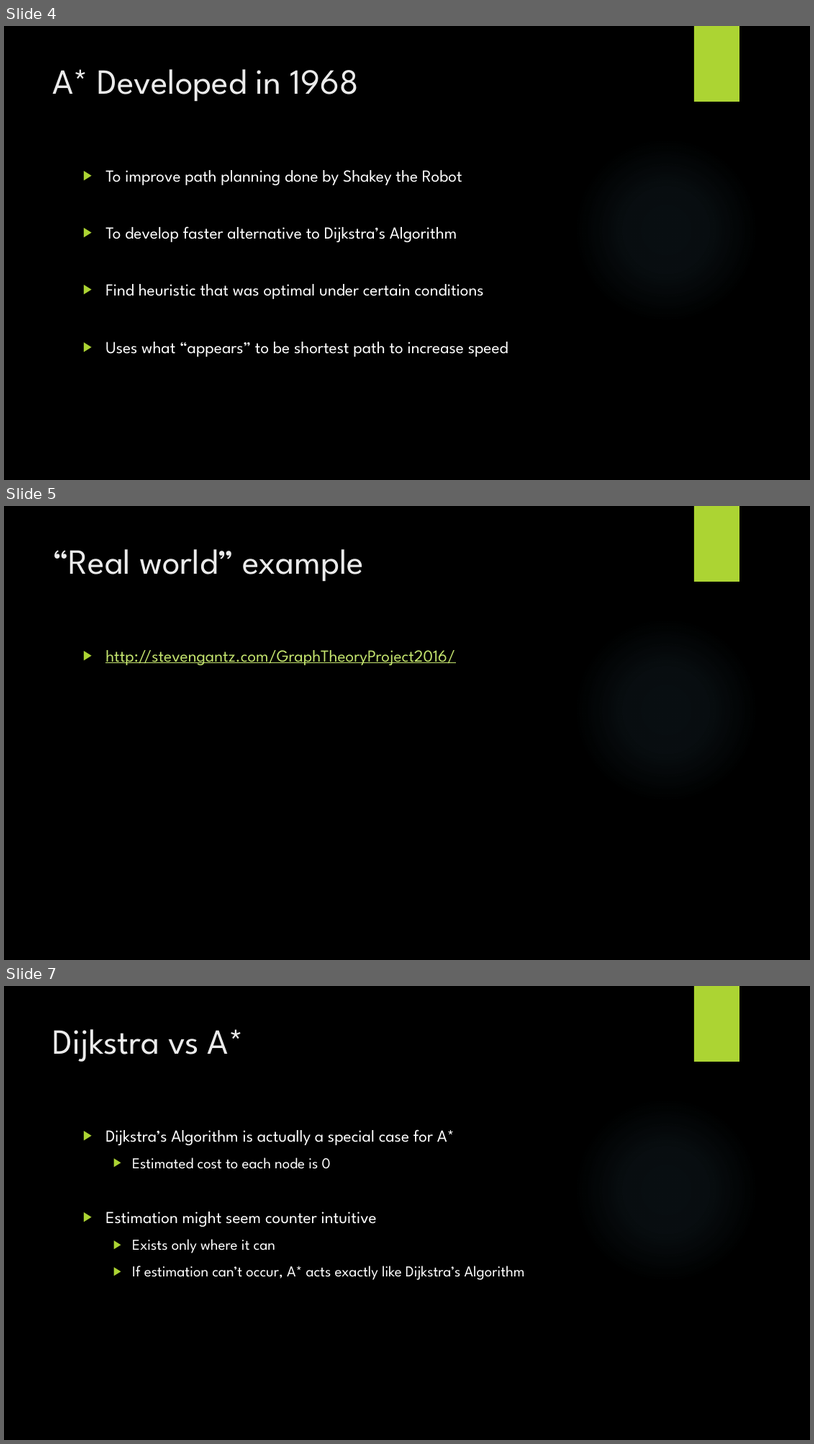
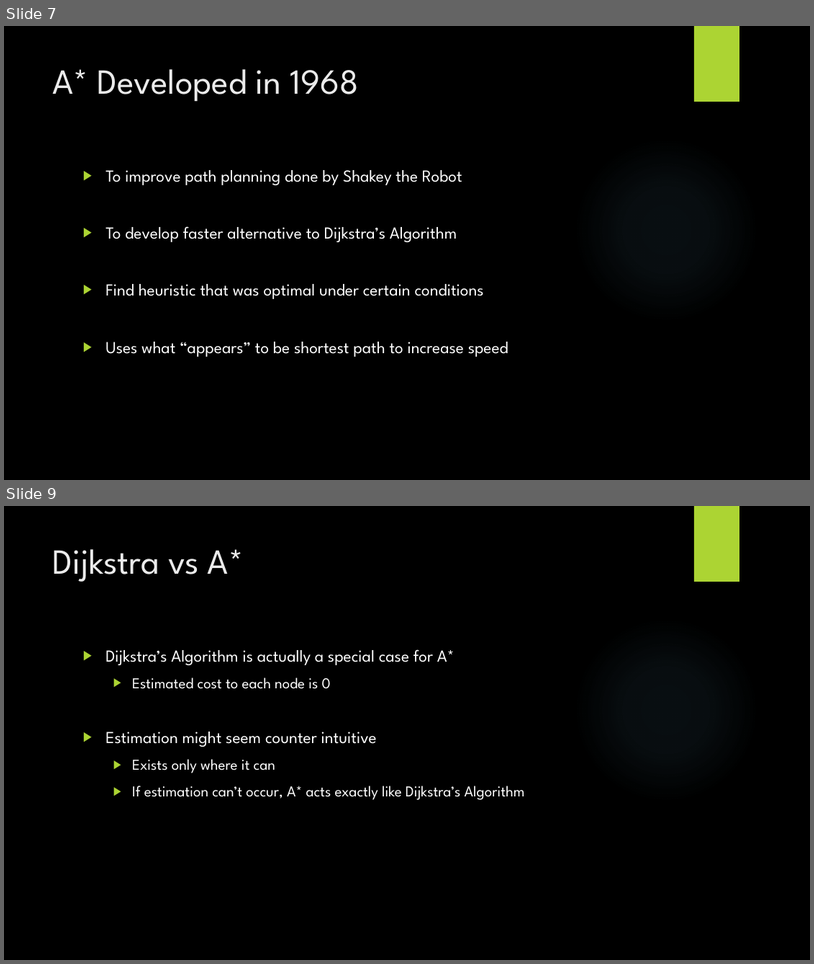
Before and after one commit to StevenPG/GraphTheoryProject2016, a slide deck: Documents/GraphTheoryPresentation.pptx. Shown one above the other, each under a label of ours: slides 4, 5 and 7 before the commit, slides 7 and 9 after it; the slides between them are not shown. The pictures are 814x1444 and 814x964 pixels, drawn with LibreOffice and Linux fonts; fonts in the diff are those of the drawing; background and template pictures are left out. Boxes give left, top, right and bottom in pixels: in the first picture for what was removed or moved away, otherwise in the second. Text is boxed around its words. In the diff, an @@ line names an element or a change of style, - is before the commit and + after.

```diff
--- a/Documents/GraphTheoryPresentation.pptx
+++ b/Documents/GraphTheoryPresentation.pptx
@@ slide 5 removed at bbox=[4, 506, 810, 960], background picture (left out); not listed: 2 template elements that a slide beside it also shows @@
@@ title removed at bbox=[53, 549, 365, 582] @@
-“Real world” example
@@ text removed at bbox=[106, 650, 455, 665] @@
-▶ http://stevengantz.com/GraphTheoryProject2016/
@@ what was slide 4 is now slide 7 @@
@@ what was slide 7 is now slide 9 @@
```
Also in this commit, not shown: 2 slides changed, 7 slides added, 3 other slides removed.
